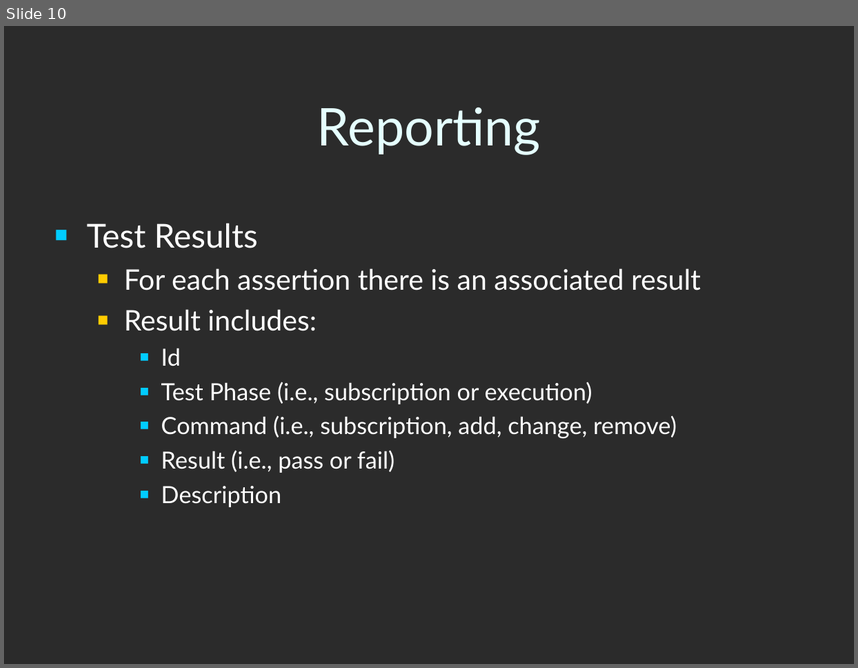
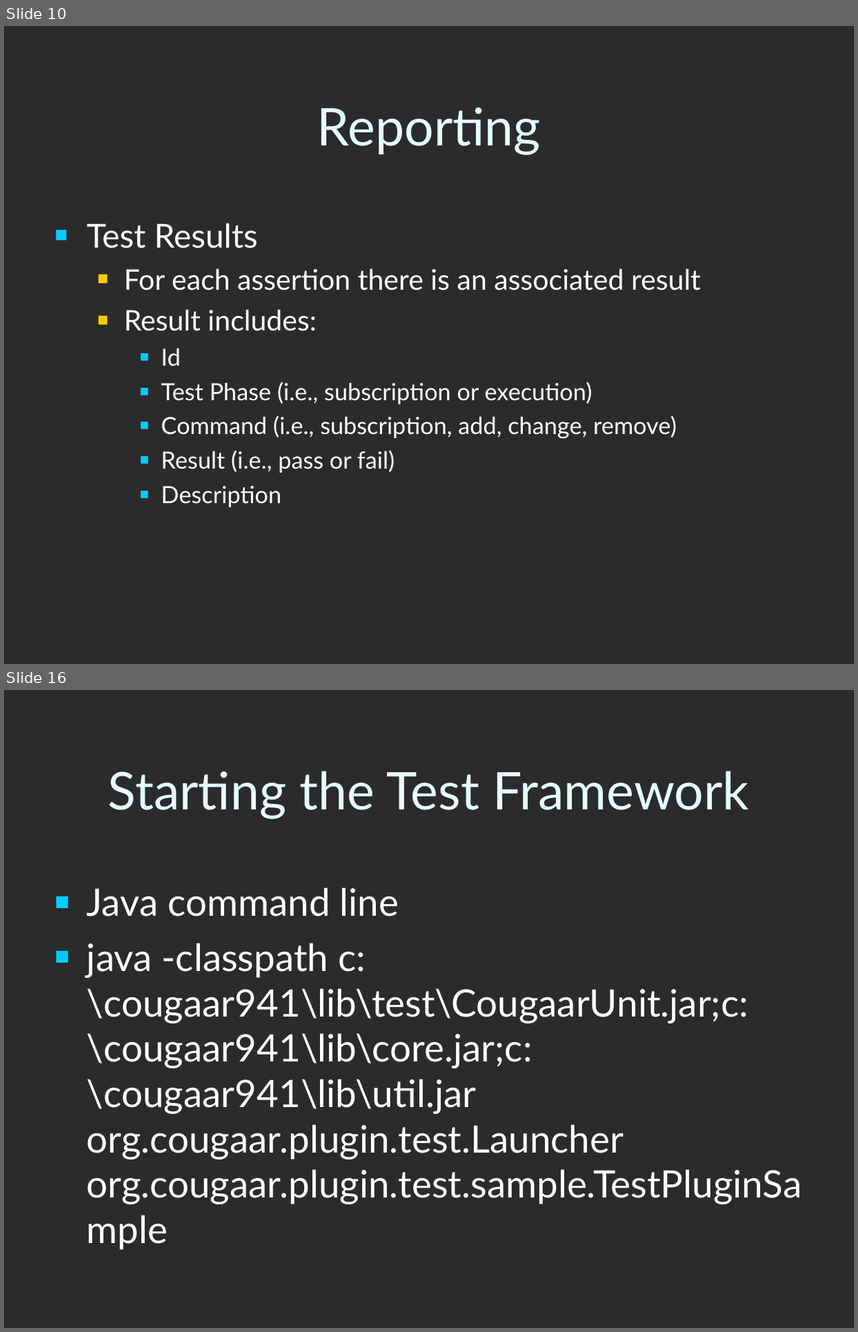
Before and after one commit to codeaudit/cougaar-cougaarunit, a slide deck: CougaarUnit/Cougaar Test Framework.ppt. Shown one above the other, each under a label of ours: slide 10 before the commit, slides 10 and 16 after it; the slides between them are not shown. The pictures are 858x668 and 858x1332 pixels, drawn with LibreOffice and Linux fonts; fonts in the diff are those of the drawing; background and template pictures are left out; a plain dark background stands for a picture behind light text. Boxes give left, top, right and bottom in pixels: in the first picture for what was removed or moved away, otherwise in the second. Text is boxed around its words. In the diff, an @@ line names an element or a change of style, - is before the commit and + after.

```diff
--- a/CougaarUnit/Cougaar Test Framework.ppt
+++ b/CougaarUnit/Cougaar Test Framework.ppt
@@ slide 16 added at <box>4,690,854,1328</box>, background picture (left out) @@
@@ title added at <box>108,771,749,819</box>, 44 pt, text #E5FFFF @@
+Starting the Test Framework
@@ text added at <box>87,887,802,1204</box>, 32 pt, text #FFFFFF @@
+■ Java command line
+■ java -classpath c:\cougaar941\lib\test\CougaarUnit.jar;c:\cougaar941\lib\core.jar;c:\cougaar941\lib\util.jar org.cougaar.plugin.test.Launcher org.cougaar.plugin.test.sample.TestPluginSample
```
Also in this commit, not shown: 6 other slides added, 1 slide removed, 9 other files.
